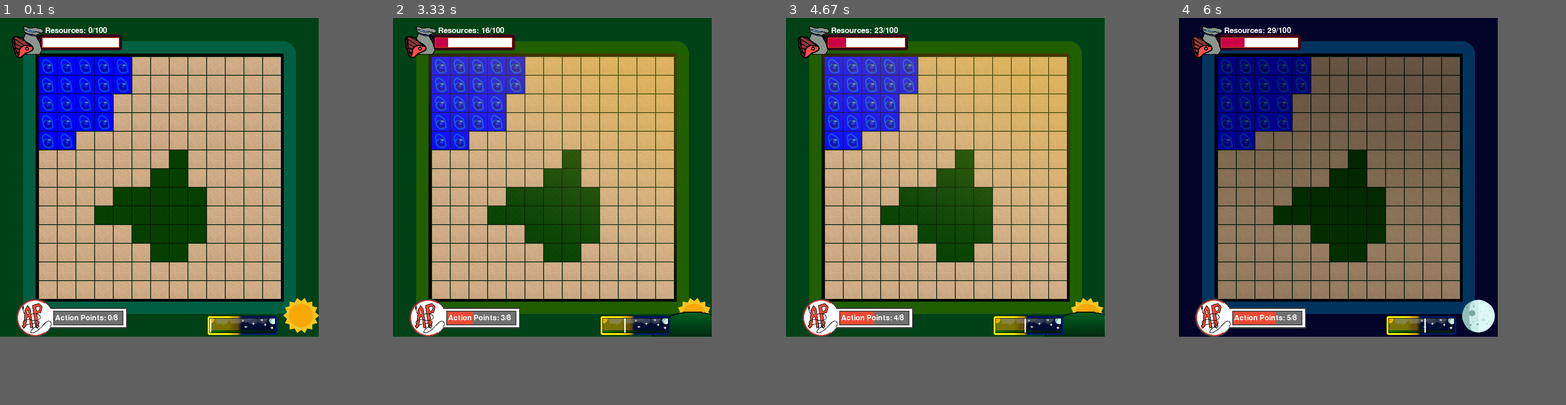
Above: before the commit, frames 1-4 (left to right).
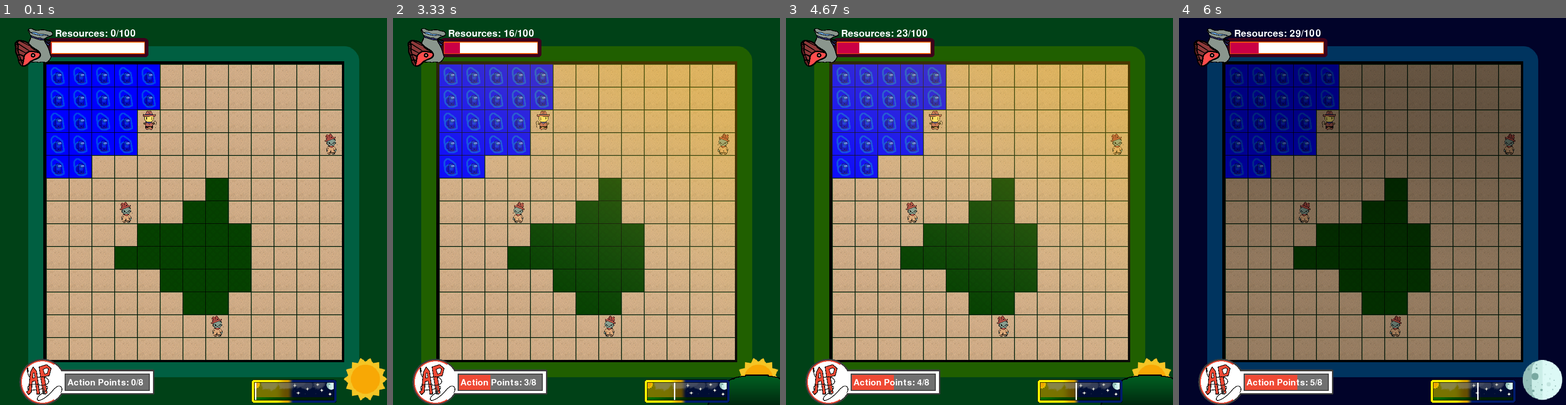
Above: after the commit, the same moments.

Repository: Czedros/Outbreak
Game: pygame game, started from SGAI_MK3/Dylan.py
Two runs of this game, one before a commit and one after it. Both use one fixed random seed, a clock stepped at 60 frames per second and the inputs below.
Inputs:
- Up to frame 1 (0.1 s): no input
- Up to frame 2 (3.33 s): no input
- Up to frame 3 (4.67 s): no input
- Up to frame 4 (6 s): no input
In our replay, the window is 700x700 before the commit and 850x850 after it. These sizes can differ from the game's own. Grey fills any space a smaller window leaves; there, only what the larger window draws over its background counts as a difference.

The runs differ from the first frame. In frame 1, 58% of the frame differs, in the area x 3-100%, y 2-100%; in frame 2, 57%; in frame 3, 57%; in frame 4, 57%.

Commit message:
Animation update
Implemented some animations

Diff:
--- /dev/null
+++ b/SGAI_MK3/Animation.py
@@ -0,0 +1,32 @@
+from enum import Enum
+import pygame
+import renderConstants
+from Int2 import Int2
+import time
+class AnimationType:
+    def __init__(self, folder, images, length):
+        self.nextAnimation = self
+        self.images = [None] * len(images)
+        self.length = length
+        for i in range(len(images)):
+            self.images[i] = pygame.transform.scale(pygame.image.load(folder + "\\" + images[i]), (renderConstants.CELLSIZE, renderConstants.CELLSIZE))
+class Animation:
+    def __init__(self, animType):
+        self.animType = animType
+        self.startTime = renderConstants.frame_time
+        self.endTime = animType.length * len(animType.images) + self.startTime
+    def getImage(self):
+        t = (renderConstants.frame_time - self.startTime) / self.animType.length
+        return self.animType.images[int(t)]
+    def getNextAnimation(self):
+        if(renderConstants.frame_time < self.endTime):
+            return self
+        else:
+            return Animation(self.animType.nextAnimation)
+humanFolder = r'Assets\\Human Assets (Hannah Added)'
+zombieFolder = r'Assets\\Zombie Assets (Hannah Added)'
+humanAnim = AnimationType(humanFolder, ["HumanNormal1.png", "HumanNormal2.png"], 1)
+zombieAnim = AnimationType(zombieFolder, ["ZombieRoam1.png", "ZombieRoam2.png"], 1)
+class Animations(Enum):
+    human = humanAnim
+    zombie = zombieAnim
--- a/SGAI_MK3/Dylan.py
+++ b/SGAI_MK3/Dylan.py
@@ -1,12 +1,12 @@
 import pygame
 import ctypes
-from Int2 import Int2
 import time
 import constants
 import renderConstants
 from Cell import Cells
 from PIL import Image
-
+from Animation import Animations
+from Animation import Animation
 def imageToGrid(path):
     im = Image.open(path, 'r').convert('RGB')
     pix = list(im.getdata())
@@ -33,8 +33,12 @@
                     grid[y][x] = Cells.nan
                     continue
     return grid
+def cellPosition(x, y):
+    cellX = int(renderConstants.GRIDRECT.left + constants.LINE_WIDTH + (constants.LINE_WIDTH + renderConstants.CELLSIZE) * x + renderConstants.CELLOFF)
+    cellY = int(renderConstants.GRIDRECT.top + constants.LINE_WIDTH + (constants.LINE_WIDTH + renderConstants.CELLSIZE) * y + renderConstants.CELLOFF)
+    return (cellX, cellY)
 displayGrid = imageToGrid(r'Assets\\TestGrids\\TestGrid1.png')
-start = time.process_time()
+start = renderConstants.frame_time
 #######
 pygame.init()
 display_surface = pygame.display.set_mode((renderConstants.SIZE, renderConstants.SIZE))
@@ -86,14 +90,20 @@
 apTextRect.left = apBarRect.left + apImage.get_width() * 0.01
 apTextRect.top  = apBarRect.top + (apBarRect.height - apTextRect.height) / 2
 #######
+humanImage = pygame.transform.scale(pygame.image.load(r'Assets\\Human Assets (Hannah Added)\\HumanNormal1.png'), (renderConstants.CELLSIZE, renderConstants.CELLSIZE))
+zombieImage = pygame.transform.scale(pygame.image.load(r'Assets\\Zombie Assets (Hannah Added)\\ZombieRoam1.png'), (renderConstants.CELLSIZE, renderConstants.CELLSIZE))
+#######
 resources = 0
 ap = 0
 turn = 0
+human = [4, 2, Animation(Animations.human.value)]
+zombies = [[12, 3, Animation(Animations.zombie.value)], [7, 11, Animation(Animations.zombie.value)], [3, 6, Animation(Animations.zombie.value   )]]
 mainLoop = True
 while mainLoop:
-    turn = int((time. process_time() - start))
-    ap = int((time. process_time() - start) % (constants.MAX_HUMAN_AP + 1))
-    resources = min((time. process_time() - start) * 5, constants.MAX_RESOURCES)
+    renderConstants.frame_time = time.process_time()
+    turn = int((renderConstants.frame_time - start))
+    ap = int((renderConstants.frame_time - start) % (constants.MAX_HUMAN_AP + 1))
+    resources = min((renderConstants.frame_time - start) * 5, constants.MAX_RESOURCES)
     display_surface.fill((0, 0, 0))
     #######
     for x in range(constants.ROWS):
@@ -101,6 +111,12 @@
         for y in range(constants.ROWS):
             cellY = int(renderConstants.GRIDRECT.top + constants.LINE_WIDTH + (constants.LINE_WIDTH + renderConstants.CELLSIZE) * y + renderConstants.CELLOFF)
             display_surface.blit(displayGrid[y][x].value.image, (cellX, cellY))
+    #######
+    human[2] = human[2].getNextAnimation()
+    display_surface.blit(human[2].getImage(), cellPosition(human[0], human[1]))
+    for i in zombies:
+        i[2] = i[2].getNextAnimation()
+        display_surface.blit(i[2].getImage(), cellPosition(i[0], i[1]))
     #######
     if(turn % renderConstants.CYCLELEN < renderConstants.CYCLELEN/2):
         if(turn % renderConstants.CYCLELEN > renderConstants.CYCLELEN/2 - 1 - renderConstants.NOONLENGTH):
--- a/SGAI_MK3/renderConstants.py
+++ b/SGAI_MK3/renderConstants.py
@@ -1,5 +1,6 @@
 import pygame
 import constants
+import time
 #Don't want to make edit in main filec
 constants.ROWS = 13
 constants.LINE_WIDTH = 1
@@ -7,8 +8,10 @@
 CYCLELEN = 10
 NOONLENGTH = 2
 
-SIZE = 700
+SIZE = 850
 GRIDDIST = 0.112
 GRIDRECT = pygame.Rect(GRIDDIST * SIZE, GRIDDIST * SIZE, SIZE * (1 - 2 * GRIDDIST) + 2, SIZE * (1 - 2 * GRIDDIST) + 2)
 CELLSIZE = int((GRIDRECT.height - constants.LINE_WIDTH * (constants.ROWS + 1)) / constants.ROWS)
 CELLOFF = (GRIDRECT.height % CELLSIZE) / 4
+
+frame_time = time.process_time()#not a constant but don't really care
